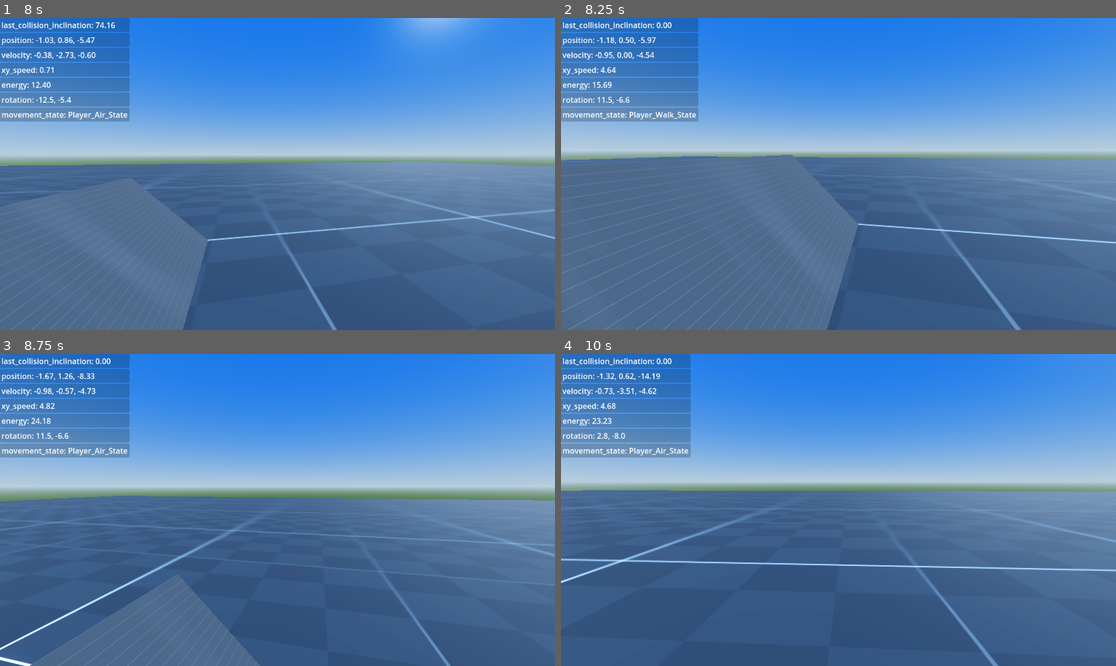
Above: before the commit, frames 1-4 (two rows, left to right).
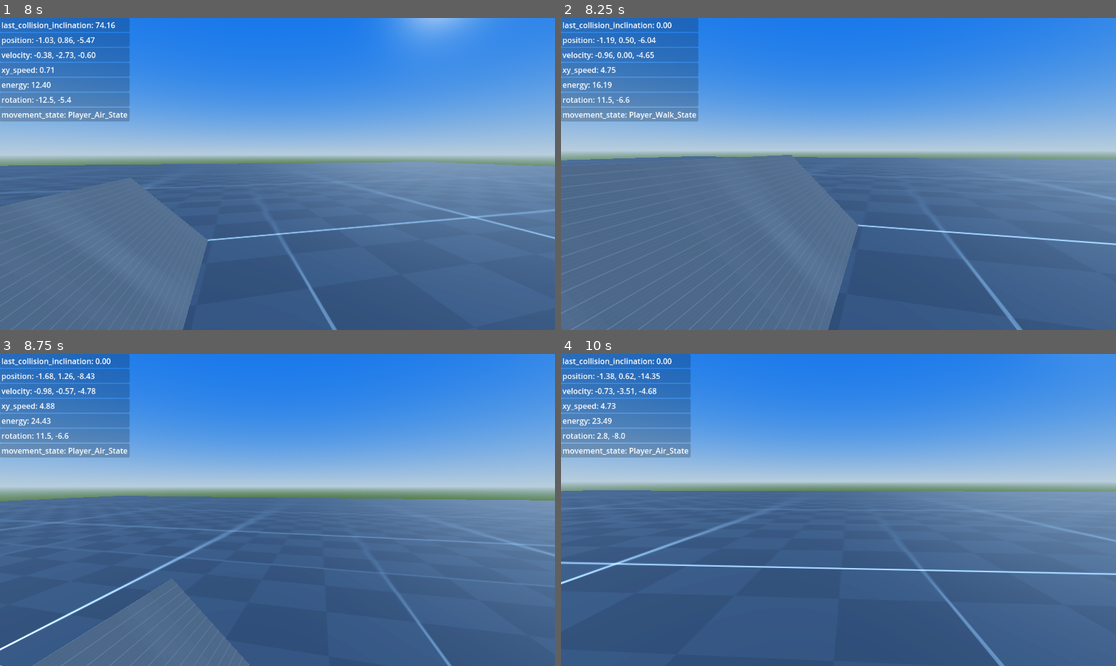
Above: after the commit, the same moments.

Repository: Kestrel280/tethergame
Game: Godot game, scene res://main.tscn
Two runs of this game, one before a commit and one after it. Both use one fixed random seed, a clock stepped at 60 frames per second and the inputs below.
Inputs (mouse positions are in pixels of both pictures, inside the frame that each line leads up to):
- Up to frame 1 (8 s): click "Play" at 0.5 s; tap Enter at 1.25 s; move the mouse to (305, 174) at 1.27 s; hold Space (jump) 1.28-2.03 s; hold W (move_forward) 1.28-6.53 s; tap 0 at 1.35, 2.3, 2.85, 3.6, 5.1, 5.85, 6.8, 7.35 s; move the mouse to (249, 174) at 2.02 s; tap Space (jump) at 2.1, 2.27, 2.57, 3.77, 4.07, 5.27, 5.57, 6.6, 6.77, 7.07 s; move the mouse to (288, 167) at 2.77 s; hold Space (jump) 2.78-3.53 s; move the mouse to (271, 180) at 3.52 s; move the mouse to (316, 177) at 4.27 s; hold Space (jump) 4.28-5.03 s; move the mouse to (233, 170) at 5.02 s; move the mouse to (283, 174) at 5.77 s; hold Space (jump) 5.78-6.53 s; move the mouse to (255, 167) at 6.52 s; hold D (move_right) 6.53-7.28 s; move the mouse to (305, 174) at 7.27 s; hold W (move_forward) from 7.28 s (still down); hold Space (jump) from 7.28 s (still down)
- Up to frame 2 (8.25 s): keep holding W (move_forward); move the mouse to (810, 174) at 8.02 s; release Space (jump) at 8.03 s; tap 0 at 8.1 s
- Up to frame 3 (8.75 s): keep holding W (move_forward); tap Space (jump) at 8.27, 8.57 s
- Up to frame 4 (10 s): move the mouse to (849, 503) at 8.77 s; hold Space (jump) 8.78-9.53 s; move the mouse to (832, 516) at 9.52 s; release W (move_forward) at 9.53 s; hold A (move_left) from 9.53 s (still down); tap 0 at 9.6 s; tap Space (jump) at 9.77 s

Frame 1 is identical in both runs. In frame 2, 0.7% of the frame differs, in the area x 0-100%, y 6-100%; in frame 3, 0.9%; in frame 4, 2.0%.

Commit message:
Clean up MovementControllerBase, implement the movement state machine specifically as an extended portion within MovementControllerPlayer

Diff:
--- a/classes/controllers/movement_controller_base.gd
+++ b/classes/controllers/movement_controller_base.gd
@@ -4,14 +4,13 @@
 
 ## Movement controllers must define a move(dt : float) function,
 ## which updates the location of the body it is controlling (set via start()).
-## There are no other requirements; the movement_state_machine can be null if not needed.
-
+## They should also define a get_current_move_state()->StringName function,
+## but it is not strictly necessary.
 
 signal movement_state_changed(new_state : StringName);
 
 
 var jumping : bool;
-var movement_state_machine : State_Machine;
 
 
 # Users of the component must set this!
@@ -23,9 +22,8 @@
 	return "Movement_Controller";
 
 
-func start(body : Node3D, movement_state_machine : State_Machine):
+func start(body : Node3D):
 	self.body = body;
-	self.movement_state_machine = movement_state_machine;
 
 
 func set_jumping(j : bool):
@@ -35,3 +33,7 @@
 # Override these
 func move(dt : float, wish_dir : Vector3):
 	pass;
+
+
+func get_current_move_state():
+	return "Unknown_Move_State";
--- a/classes/player/Player.tscn
+++ b/classes/player/Player.tscn
@@ -1,11 +1,7 @@
-[gd_scene load_steps=12 format=3 uid="uid://cmu3p2dw8cim5"]
+[gd_scene load_steps=8 format=3 uid="uid://cmu3p2dw8cim5"]
 
 [ext_resource type="Script" uid="uid://bxc7aus4hrchs" path="res://classes/player/player.gd" id="1_xhfnw"]
-[ext_resource type="Script" uid="uid://cnfr7v75ouaag" path="res://classes/state/state_machine.gd" id="5_cxr5p"]
 [ext_resource type="Script" uid="uid://c0xife0bt2mo4" path="res://classes/level/teleporter/teleportable.gd" id="5_loolv"]
-[ext_resource type="Script" uid="uid://d1eyuapmclcra" path="res://classes/player/controllers/movement_states/player_walk_state.gd" id="6_tdg3f"]
-[ext_resource type="Script" uid="uid://bsgml6prcya47" path="res://classes/player/controllers/movement_states/player_idle_state.gd" id="7_dtqjt"]
-[ext_resource type="Script" uid="uid://de08x13bjvfi" path="res://classes/player/controllers/movement_states/player_air_state.gd" id="8_5ncpa"]
 [ext_resource type="PackedScene" uid="uid://dsecrpcholfvy" path="res://classes/player/controllers/Input_Controller_Kbm.tscn" id="9_ki74y"]
 [ext_resource type="PackedScene" uid="uid://dp4jmam2vw06p" path="res://classes/player/controllers/Camera_Controller_Player.tscn" id="9_loolv"]
 [ext_resource type="PackedScene" uid="uid://hau4r4cp3ls0" path="res://classes/player/controllers/Movement_Controller_Player.tscn" id="10_ki74y"]
@@ -33,23 +29,6 @@
 
 [node name="Camera3D" type="Camera3D" parent="Head"]
 
-[node name="Movement_State_Machine" type="Node" parent="." node_paths=PackedStringArray("current_state")]
-script = ExtResource("5_cxr5p")
-current_state = NodePath("Player_Idle_State")
-metadata/_custom_type_script = "uid://cnfr7v75ouaag"
-
-[node name="Player_Walk_State" type="Node" parent="Movement_State_Machine"]
-script = ExtResource("6_tdg3f")
-metadata/_custom_type_script = "uid://co7p1jqtpw00s"
-
-[node name="Player_Idle_State" type="Node" parent="Movement_State_Machine"]
-script = ExtResource("7_dtqjt")
-metadata/_custom_type_script = "uid://mpbdcsjvw6q0"
-
-[node name="Player_Air_State" type="Node" parent="Movement_State_Machine"]
-script = ExtResource("8_5ncpa")
-metadata/_custom_type_script = "uid://mpbdcsjvw6q0"
-
 [node name="Teleportable" type="Node" parent="."]
 script = ExtResource("5_loolv")
 metadata/_custom_type_script = "uid://c0xife0bt2mo4"
--- a/classes/player/controllers/Movement_Controller_Player.tscn
+++ b/classes/player/controllers/Movement_Controller_Player.tscn
@@ -1,7 +1,27 @@
-[gd_scene load_steps=2 format=3 uid="uid://hau4r4cp3ls0"]
+[gd_scene load_steps=6 format=3 uid="uid://hau4r4cp3ls0"]
 
 [ext_resource type="Script" uid="uid://b4dy0hm3wdem5" path="res://classes/player/controllers/movement_controller_player.gd" id="1_sm77l"]
+[ext_resource type="Script" uid="uid://cnfr7v75ouaag" path="res://classes/state/state_machine.gd" id="2_6726g"]
+[ext_resource type="Script" uid="uid://de08x13bjvfi" path="res://classes/player/controllers/movement_states/player_air_state.gd" id="3_pk0a4"]
+[ext_resource type="Script" uid="uid://bsgml6prcya47" path="res://classes/player/controllers/movement_states/player_idle_state.gd" id="4_wuj7a"]
+[ext_resource type="Script" uid="uid://d1eyuapmclcra" path="res://classes/player/controllers/movement_states/player_walk_state.gd" id="5_ckg11"]
 
-[node name="MovementControllerPlayer" type="Node"]
+[node name="Movement_Controller_Player" type="Node"]
 script = ExtResource("1_sm77l")
 metadata/_custom_type_script = "uid://dpub0lgjffqpc"
+
+[node name="State_Machine" type="Node" parent="."]
+script = ExtResource("2_6726g")
+metadata/_custom_type_script = "uid://cnfr7v75ouaag"
+
+[node name="Player_Air_State" type="Node" parent="State_Machine"]
+script = ExtResource("3_pk0a4")
+metadata/_custom_type_script = "uid://de08x13bjvfi"
+
+[node name="Player_Idle_State" type="Node" parent="State_Machine"]
+script = ExtResource("4_wuj7a")
+metadata/_custom_type_script = "uid://bsgml6prcya47"
+
+[node name="Player_Walk_State" type="Node" parent="State_Machine"]
+script = ExtResource("5_ckg11")
+metadata/_custom_type_script = "uid://d1eyuapmclcra"
--- a/classes/player/controllers/movement_controller_player.gd
+++ b/classes/player/controllers/movement_controller_player.gd
@@ -5,14 +5,28 @@
 var wish_vel : Vector3;
 
 
+func start(body : Node3D):
+	super(body);
+	assert(body is CharacterBody3D, "Movement_Controller_Player must be applied to a CharacterBody3D");
+
+	for movement_state in $State_Machine.get_children():
+		movement_state.start(body);
+
+	# Determine initial state
+	if !body.is_on_floor(): $State_Machine.current_state = $State_Machine/Player_Air_State;
+	else:
+		if body.velocity.is_zero_approx(): $State_Machine.current_state = $State_Machine/Player_Idle_State;
+		else: $State_Machine.current_state = $State_Machine/Player_Walk_State;
+
+
 func move(dt : float, wish_dir : Vector3):
 
 	wish_vel = body.velocity;
 	wish_dir = Vector3(wish_dir.x, 0, wish_dir.z).normalized();
 
-	var new_state_name : StringName = movement_state_machine.current_state.update_velocity(dt, wish_dir, jumping);
-	if new_state_name != movement_state_machine.current_state.state_name:
-		movement_state_machine.transition(new_state_name);
+	var new_state_name : StringName = $State_Machine.current_state.update_velocity(dt, wish_dir, jumping);
+	if new_state_name != $State_Machine.current_state.state_name:
+		$State_Machine.transition(new_state_name);
 
 	# Test movement without actually performing it
 	# If we collided, do our own slide calculation first, before doing move_and_slide
@@ -24,3 +38,7 @@
 
 	body.velocity += body.get_gravity() * dt;
 	body.move_and_slide();
+
+
+func get_current_move_state() -> StringName:
+	return $State_Machine.current_state.state_name;
--- a/classes/player/controllers/movement_states/player_walk_state.gd
+++ b/classes/player/controllers/movement_states/player_walk_state.gd
@@ -3,16 +3,6 @@
 
 
 static var state_name : StringName = "Player_Walk_State";
-
-var max_ground_speed : float;
-var ground_accel : float;
-var ground_friction : float;
-
-func _ready() -> void:
-	super();
-	max_ground_speed = body.max_ground_speed;
-	ground_accel = body.ground_accel;
-	ground_friction = body.ground_friction;
 
 func update_velocity(dt : float, wish_dir : Vector3, trying_jump : bool) -> StringName:
 
@@ -27,9 +17,9 @@
 
 	# If we're actually trying to walk, bypass friction
 	if wish_dir:
-		body.velocity.x = lerp(body.velocity.x, wish_dir.x * max_ground_speed, ground_accel);
-		body.velocity.z = lerp(body.velocity.z, wish_dir.z * max_ground_speed, ground_accel);
+		body.velocity.x = lerp(body.velocity.x, wish_dir.x * body.max_ground_speed, body.ground_accel);
+		body.velocity.z = lerp(body.velocity.z, wish_dir.z * body.max_ground_speed, body.ground_accel);
 	else:
-		body.velocity = body.velocity.move_toward(Vector3.ZERO, ground_friction);
+		body.velocity = body.velocity.move_toward(Vector3.ZERO, body.ground_friction);
 		if body.velocity.is_zero_approx(): return Player_Idle_State.state_name;
 	return Player_Walk_State.state_name;
--- a/classes/player/player.gd
+++ b/classes/player/player.gd
@@ -17,14 +17,14 @@
 	$Input_Controller.handle_input(event);
 	if event is InputEventKey:
 		if event.pressed and event.keycode == KEY_0:
-			var test = Movement_Controller_Player.new();
-			test.start(self, $Movement_State_Machine);
+			var test = load("res://classes/player/controllers/Movement_Controller_Player.tscn").instantiate();
+			test.start(self);
 			swap_controller(test);
 
 
 func _ready() -> void:
 	$Camera_Controller.start(self, $Head, $Head/Camera3D);
-	$Movement_Controller.start(self, $Movement_State_Machine);
+	$Movement_Controller.start(self);
 
 
 func _physics_process(delta: float) -> void:
@@ -41,7 +41,7 @@
 	Globals.debug_panel.add_property("xy_speed", "%3.2f" % Vector2(get_real_velocity().x, get_real_velocity().z).length());
 	Globals.debug_panel.add_property("energy", "%3.2f" % (get_real_velocity().length_squared() / 2 + position.y * ProjectSettings.get_setting("physics/3d/default_gravity")));
 	Globals.debug_panel.add_property("rotation", "%3.1f, %3.1f" % [rad_to_deg($Camera_Controller.rot.x), rad_to_deg($Camera_Controller.rot.y)]);
-	Globals.debug_panel.add_property("movement_state", $Movement_Controller.movement_state_machine.current_state.state_name);
+	Globals.debug_panel.add_property("movement_state", $Movement_Controller.get_current_move_state());
 
 
 func swap_controller(new_controller : Controller_Base) -> Node:
--- a/classes/state/movement_state.gd
+++ b/classes/state/movement_state.gd
@@ -5,9 +5,8 @@
 @export var body : CharacterBody3D;
 
 
-func _ready():
-	if !body: body = get_owner();
-	await body.ready;
+func start(body : CharacterBody3D):
+	self.body = body;
 
 
 # Should update 'velocity' of body and return a state name.
--- a/classes/state/state_machine.gd
+++ b/classes/state/state_machine.gd
@@ -10,7 +10,7 @@
 	for child in get_children():
 		if child is State:
 			states[child.name] = child;
-	current_state.enter();
+	if current_state: current_state.enter();
 
 
 func _process(dt : float):
